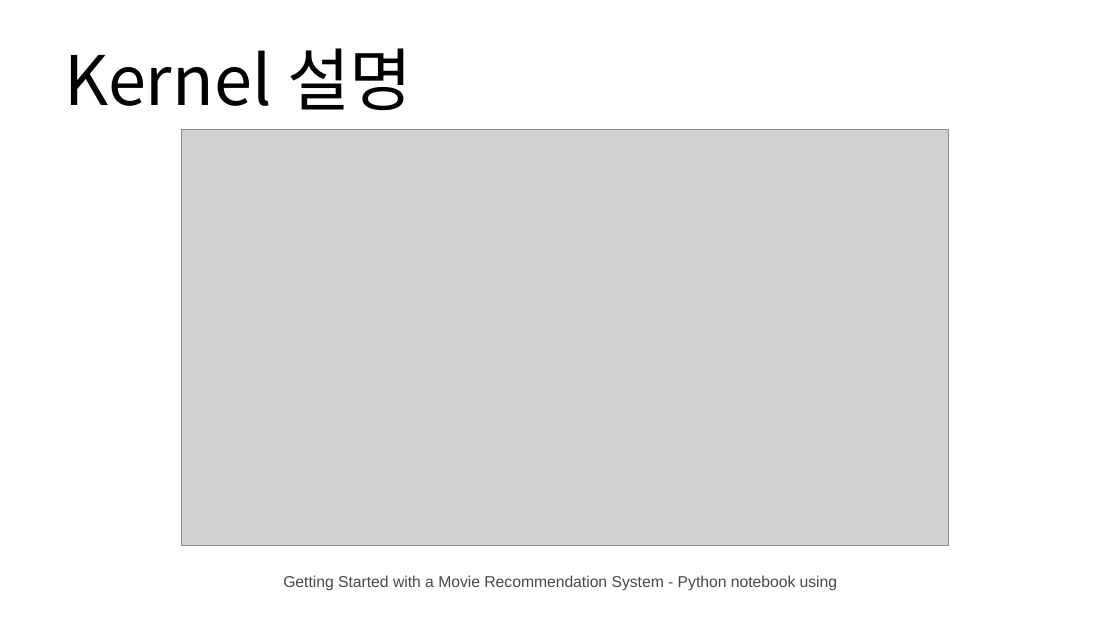
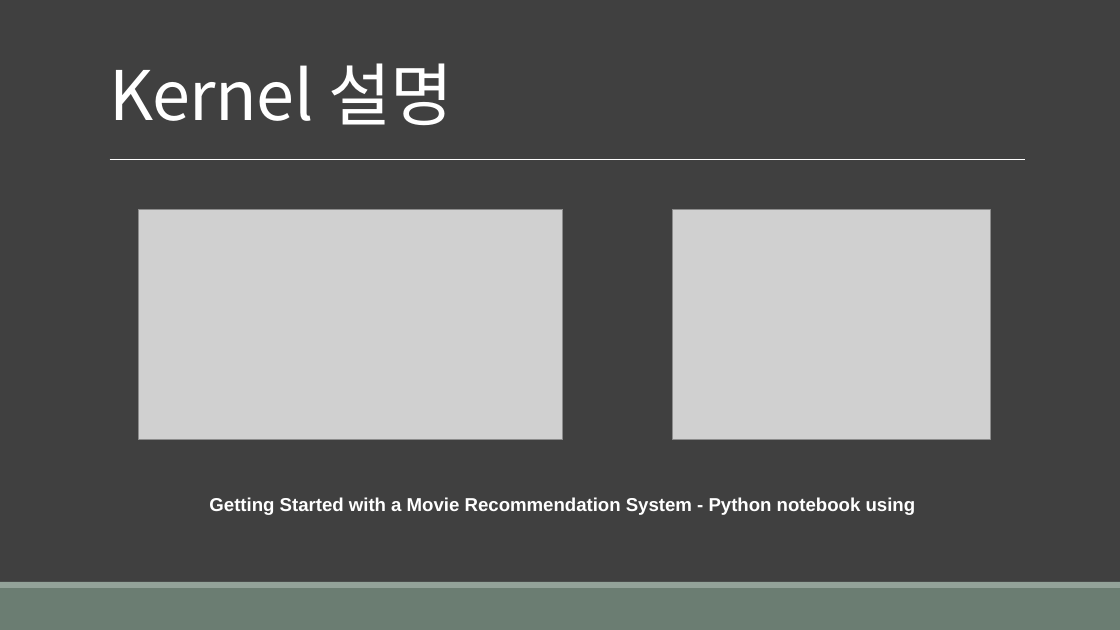
Before and after one commit to CheonSeounghyun/Movie-Analysis-System, a slide deck: slide 3 of document/2019_OSSP_Interim_announcement.pptx (slide 4 before the commit). Drawn at 1120x630 pixels with LibreOffice and Linux fonts; fonts in the diff are those of the drawing; grey boxes stand for pictures. Boxes give left, top, right and bottom in pixels: in the first picture for what was removed or moved away, otherwise in the second. Text is boxed around its words. In the diff, an @@ line names an element or a change of style, - is before the commit and + after.

```diff
--- a/document/2019_OSSP_Interim_announcement.pptx
+++ b/document/2019_OSSP_Interim_announcement.pptx
@@ background #FFFFFF to #404040 @@
@@ title "Kernel 설명": place and size @@
-title "Kernel 설명" at [64, 48, 413, 111]
+title "Kernel 설명" at [109, 63, 453, 125]
@@ title "Kernel 설명" at [109, 63, 453, 125]: text colour #000000 to #FFFFFF, letter spacing 0 to -0.5 pt @@
@@ line added from (110, 160) to (1026, 160), #FFFFFF 0.5 pt @@
@@ picture: place and size @@
-picture at [181, 129, 949, 545]
+picture at [138, 209, 563, 439]
@@ picture added at [673, 209, 991, 439] @@
@@ text "Getting Started with a Movie ...": place and size @@
-text "Getting Started with a Movie ..." at [283, 575, 837, 591]
+text "Getting Started with a Movie ..." at [209, 497, 916, 515]
@@ text "Getting Started with a Movie ..." at [209, 497, 916, 515]: size 13.5 to 16 pt, text colour #47494D to #FFFFFF, bold on @@
@@ rectangle added at [0, 588, 1120, 630], fill #6B7D72 @@
@@ rectangle added at [0, 582, 1120, 588], fill #93A299 @@
```
Also in this commit, not shown: 4 other slides changed, 1 slide added, 2 slides removed, 3 other files.
